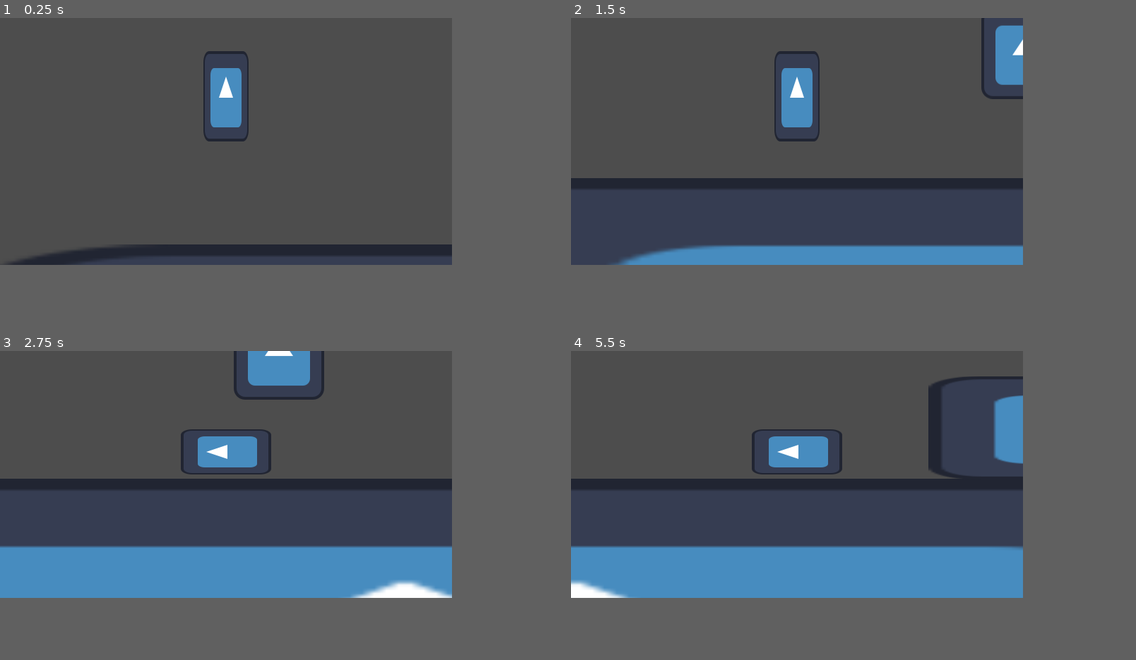
Above: before the commit, frames 1-4 (two rows, left to right).
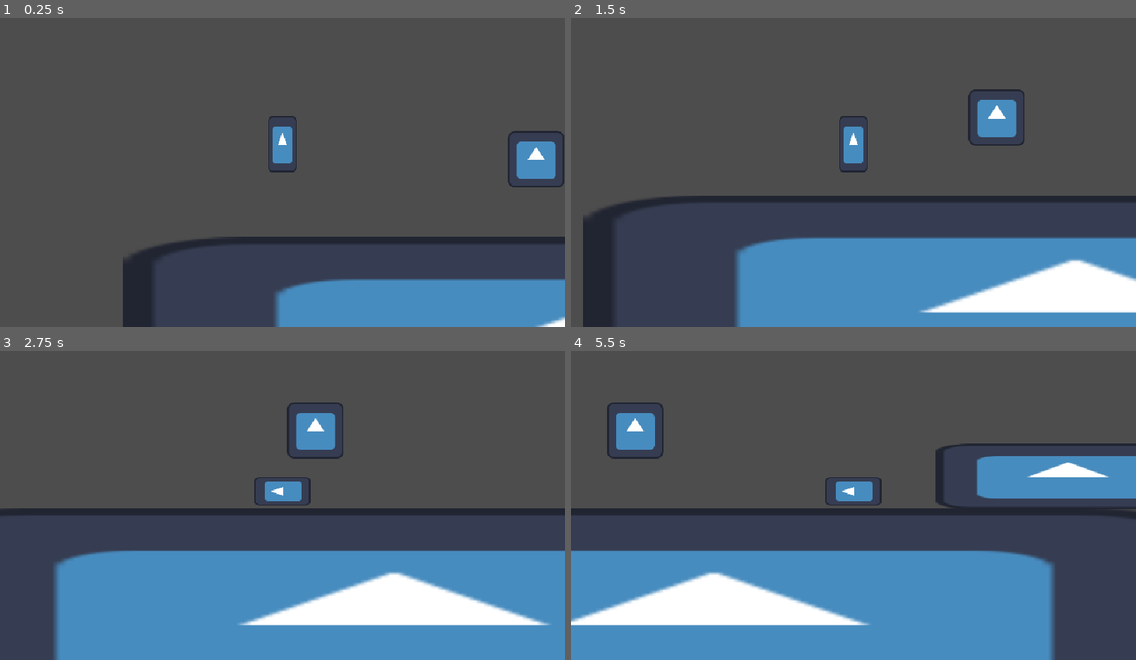
Above: after the commit, the same moments.

Repository: AlfredoCamarena/Protocolo-Ocaso
Game: Godot game, scene res://main/main.tscn
Two runs of this game, one before a commit and one after it. Both use one fixed random seed, a clock stepped at 60 frames per second and the inputs below. The engine's default icon, where the game draws it, is replaced by a stand-in: a white triangle on a blue panel in a dark square.
Inputs:
- Up to frame 1 (0.25 s): no input
- Up to frame 2 (1.5 s): tap Enter at 0.5 s; hold S (slide) 0.53-1.28 s; tap Space (jump) at 0.77 s; tap S (slide) at 1.35 s
- Up to frame 3 (2.75 s): tap Space (jump) at 1.52 s; hold S (slide) from 2.03 s (still down)
- Up to frame 4 (5.5 s): release S (slide) at 2.78 s; tap S (slide) at 2.85, 4.35 s; tap Space (jump) at 3.02, 3.77, 4.52 s; hold S (slide) 3.53-4.28 s; hold S (slide) from 5.03 s (still down)
In our replay, the window is 640x350 before the commit and 800x438 after it. These sizes can differ from the game's own. Grey fills any space a smaller window leaves; there, only what the larger window draws over its background counts as a difference.

The runs differ from the first frame. In frame 1, 16% of the frame differs, in the area x 1-100%, y 10-100%; in frame 2, 30%; in frame 3, 32%; in frame 4, 33%, in the area x 0-100%, y 0-100%.

Commit message:
Ajusta tamaño de ventana y zoom de camara

Diff:
--- a/player/player.tscn
+++ b/player/player.tscn
@@ -36,6 +36,7 @@
 offset = Vector2(0, -64)
 
 [node name="Camera2D" type="Camera2D" parent="."]
+zoom = Vector2(0.5, 0.5)
 limit_smoothed = true
 
 [node name="RayCastWallHigh" type="RayCast2D" parent="."]
--- a/project.godot
+++ b/project.godot
@@ -19,6 +19,8 @@
 
 window/size/viewport_width=640
 window/size/viewport_height=350
+window/size/window_width_override=1280
+window/size/window_height_override=700
 window/stretch/mode="viewport"
 
 [input]
